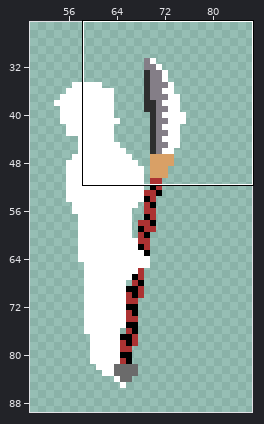
Two states of a pixel-art file, ressources/NewGate/sprites/normal/base/wall_slam.ase. The picture above shows the old version from afar; the outline marks the close-up.
Close-up. Earlier state:
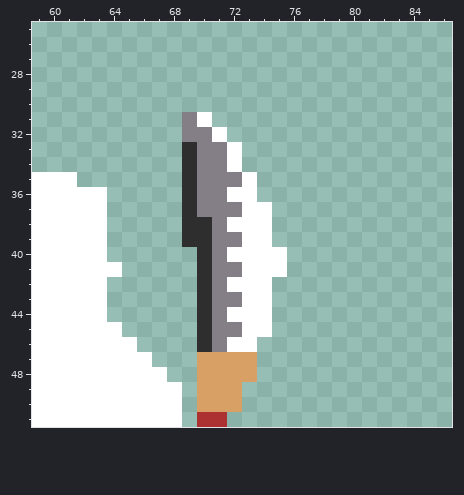
128x128 pixels, 1 frame. Shown: x 59..86, y 25..51. The wide view leaves out empty margins.
After:
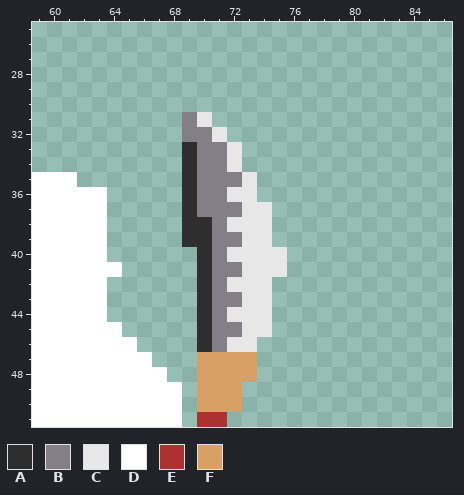
Palette (. is transparent): A #2e2e2e  B #847e87  C #e7e7e7  D #ffffff  E #ac3232  F #d9a066
The author wrote: Changed weapon's blade Color
Changes in this commit:
{"where": "layer \"Weapon\""}
{"y":31,"x":70,"old":"D","new":"C"}
{"y":32,"x":71,"old":"D","new":"C"}
{"y":33,"x":72,"old":"D","new":"C"}
{"y":34,"x":72,"old":"D","new":"C"}
{"y":35,"x":73,"old":"D","new":"C"}
{"y":36,"x":72,"old":"DD","new":"CC"}
{"y":37,"x":73,"old":"DD","new":"CC"}
{"y":38,"x":72,"old":"DDD","new":"CCC"}
{"y":39,"x":73,"old":"DD","new":"CC"}
{"y":40,"x":72,"old":"DDDD","new":"CCCC"}
{"y":41,"x":73,"old":"DDD","new":"CCC"}
{"y":42,"x":72,"old":"DDD","new":"CCC"}
{"y":43,"x":73,"old":"DD","new":"CC"}
{"y":44,"x":72,"old":"DDD","new":"CCC"}
{"y":45,"x":73,"old":"DD","new":"CC"}
{"y":46,"x":72,"old":"DD","new":"CC"}
{"label":"changed","picture_box":[197,112,287,352]}
